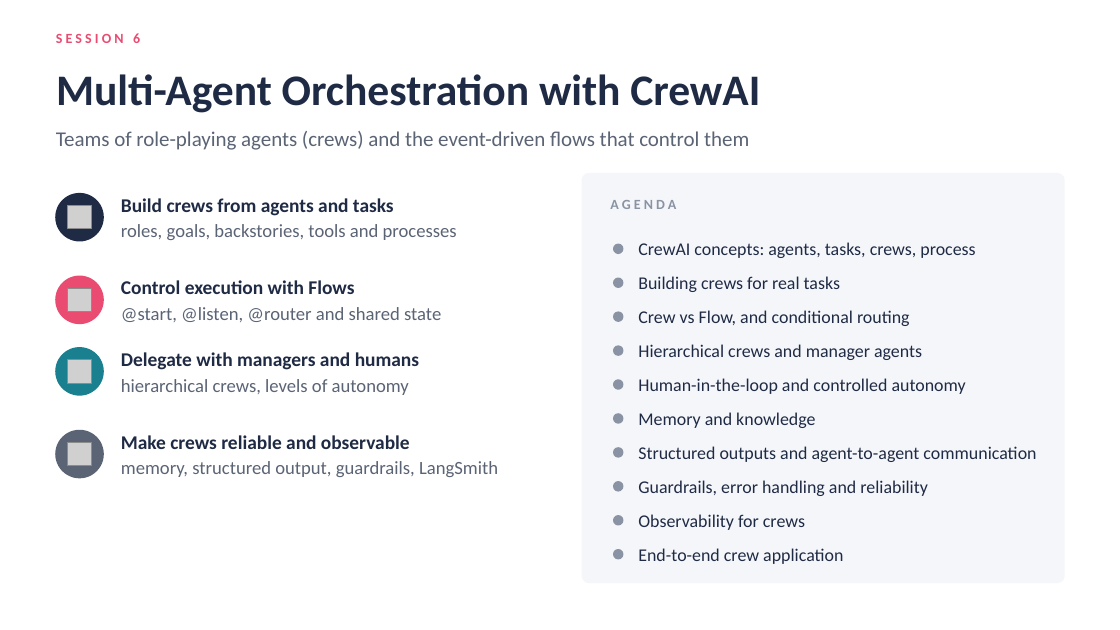
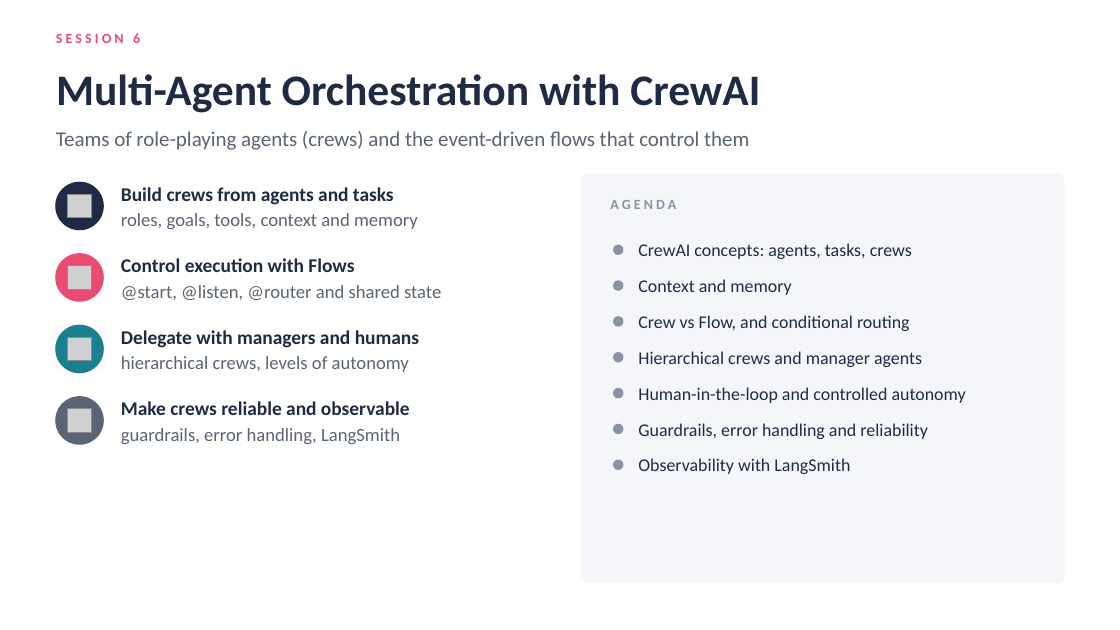
Before and after one commit to atulkahatecdac/agenticai, a slide deck: slide 87 of 16_PGP-Agentic/PGP_Agentic_AI.pptx. Drawn at 1120x630 pixels with LibreOffice and Linux fonts; fonts in the diff are those of the drawing; grey boxes stand for pictures. Boxes give left, top, right and bottom in pixels: in the first picture for what was removed or moved away, otherwise in the second. Text is boxed around its words. In the diff, an @@ line names an element or a change of style, - is before the commit and + after.

```diff
--- a/16_PGP-Agentic/PGP_Agentic_AI.pptx
+++ b/16_PGP-Agentic/PGP_Agentic_AI.pptx
@@ ellipse: place and size @@
-ellipse at [56, 194, 103, 241]
+ellipse at [56, 183, 103, 230]
@@ picture: place and size @@
-picture at [67, 205, 91, 228]
+picture at [67, 194, 91, 217]
@@ text at [121, 213, 418, 229]: text changed @@
-roles, goals, backstories, tools and processes
+roles, goals, tools, context and memory
@@ 2 pictures, 1 text, 1 ellipse: place and size @@
-2 pictures, 1 text, 1 ellipse at [56, 277, 441, 383]
+2 pictures, 1 text, 1 ellipse at [56, 254, 441, 361]
@@ text at [638, 243, 912, 259]: text changed @@
-CrewAI concepts: agents, tasks, crews, process
+CrewAI concepts: agents, tasks, crews
@@ text at [638, 279, 791, 295]: text changed @@
-Building crews for real tasks
+Context and memory
@@ ellipse: place and size @@
-ellipse at [56, 348, 103, 395]
+ellipse at [56, 326, 103, 373]
@@ text "Delegate with managers and humans": place and size @@
-text "Delegate with managers and humans" at [121, 352, 419, 395]
+text "Delegate with managers and humans" at [121, 330, 419, 372]
@@ 2 texts, 2 ellipses: place and size @@
-2 texts, 2 ellipses at [614, 310, 922, 360]
+2 texts, 2 ellipses at [614, 315, 922, 367]
@@ ellipse: place and size @@
-ellipse at [56, 430, 103, 477]
+ellipse at [56, 396, 103, 444]
@@ picture: place and size @@
-picture at [67, 442, 91, 466]
+picture at [67, 409, 91, 432]
@@ text "Make crews reliable and observable": place and size @@
-text "Make crews reliable and observable" at [121, 435, 498, 477]
+text "Make crews reliable and observable" at [121, 401, 410, 444]
@@ text "Guardrails, error handling and reliability": place and size @@
-text "Guardrails, error handling and reliability" at [638, 480, 928, 496]
+text "Guardrails, error handling and reliability" at [638, 423, 928, 439]
@@ text removed at [638, 412, 815, 428] @@
-Memory and knowledge
@@ text at [121, 428, 400, 444]: text changed @@
-memory, structured output, guardrails, LangSmith
+guardrails, error handling, LangSmith
@@ 3 ellipses, 1 text: place and size @@
-3 ellipses, 1 text at [614, 378, 966, 457]
+3 ellipses, 1 text at [614, 387, 966, 469]
@@ text at [638, 458, 850, 474]: text changed @@
-Structured outputs and agent-to-agent communication
+Observability with LangSmith
@@ ellipse removed at [614, 482, 623, 491] @@
@@ ellipse removed at [614, 516, 623, 525] @@
@@ text removed at [638, 514, 805, 530] @@
-Observability for crews
@@ ellipse removed at [614, 550, 623, 559] @@
@@ text removed at [638, 548, 843, 564] @@
-End-to-end crew application
```
Also in this commit, not shown: 13 other slides changed, 2 slides removed, 12 other files.
